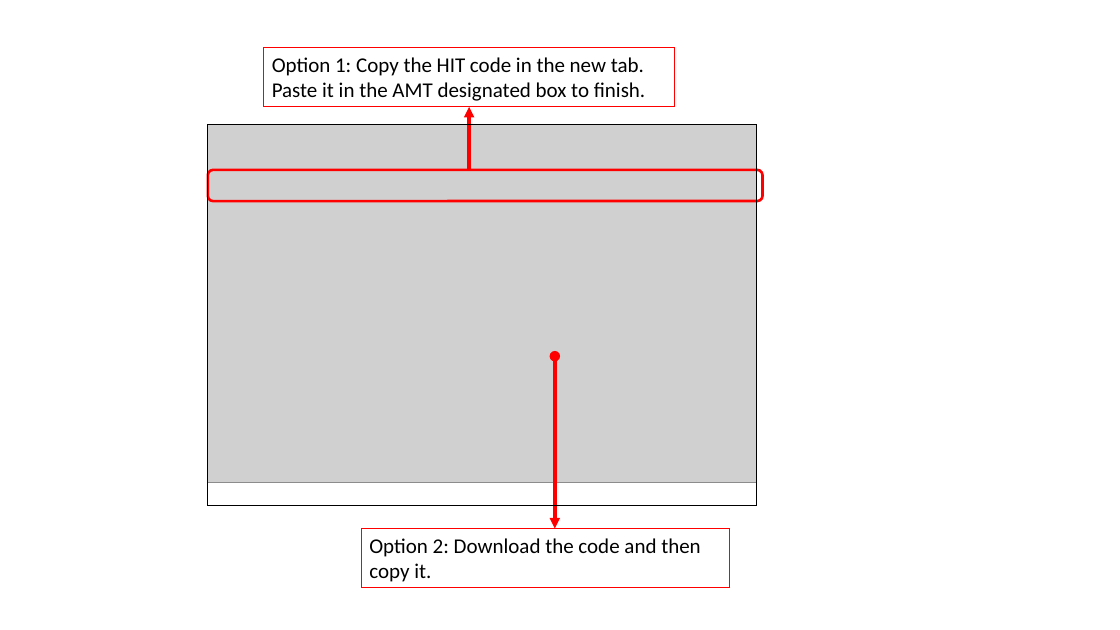
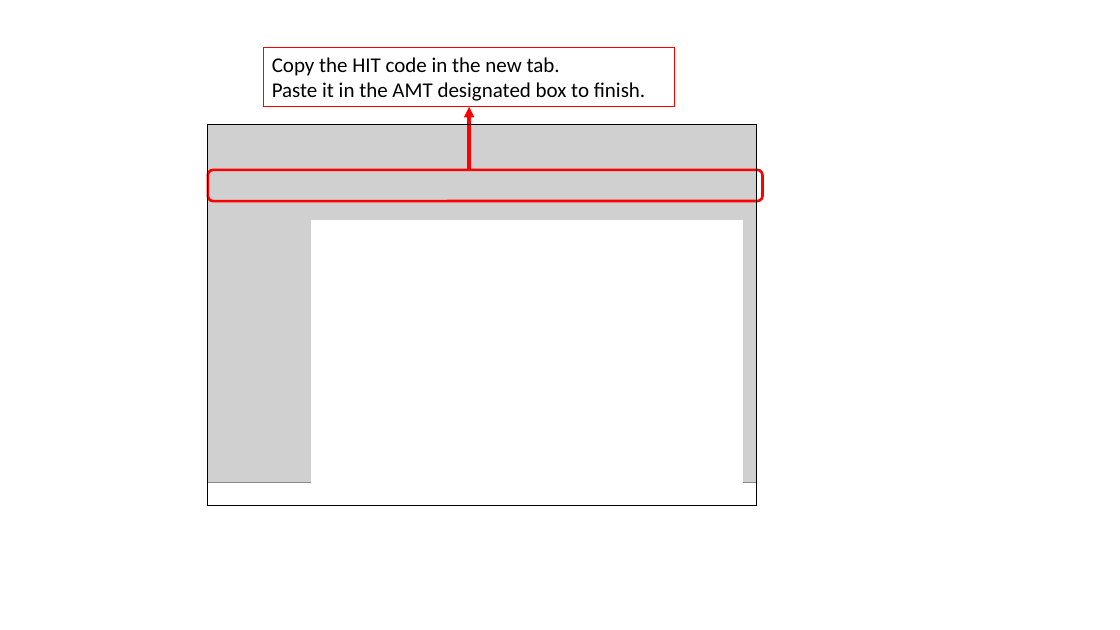
Before and after one commit to SinaMohseni/Text-classification-explanation-evaluation, a slide deck: slide 4 of user-study/instructions/Instructions.pptx. Drawn at 1120x630 pixels with LibreOffice and Linux fonts; fonts in the diff are those of the drawing; grey boxes stand for pictures. Boxes give left, top, right and bottom in pixels: in the first picture for what was removed or moved away, otherwise in the second. Text is boxed around its words. In the diff, an @@ line names an element or a change of style, - is before the commit and + after.

```diff
--- a/user-study/instructions/Instructions.pptx
+++ b/user-study/instructions/Instructions.pptx
@@ text in rectangle at [272, 57, 645, 101]: text changed @@
-Option 1: Copy the HIT code in the new tab. Paste it in the AMT designated box to finish.
+Copy the HIT code in the new tab.
+Paste it in the AMT designated box to finish.
@@ rectangle added at [312, 221, 743, 491], fill #FFFFFF, outline #FFFFFF 1 pt @@
@@ double arrow removed from (555, 356) to (555, 528) @@
@@ rectangle removed at [361, 528, 729, 588] @@
-Option 2: Download the code and then copy it.
```
Also in this commit, not shown: 6 other slides changed, 16 other files.
